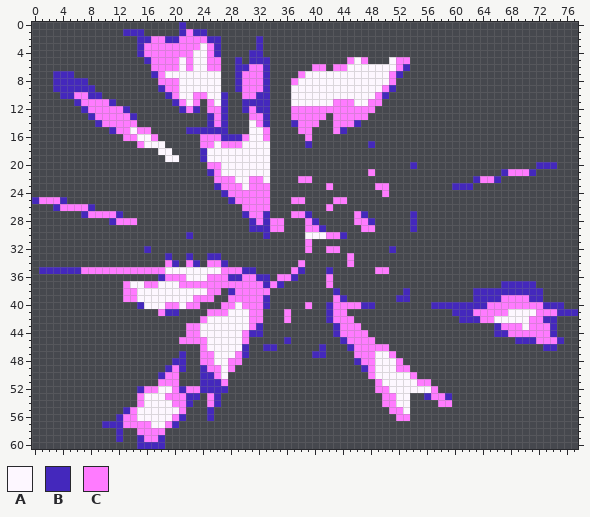
A sprite sheet gets an edit: Gondola-pk3/sprites/MM3/Hardman/CRITD0.png. The picture above was drawn from the file before the commit.
The file is 78x61 pixels.
Palette (. is transparent): A #fdf7ff  B #4428bc  C #ff7bff
Pixels before, first column x 0:
 0 .....................B........................................................
 1 .............BBB.....BCBB.....................................................
 2 ...............BBCCBBCCCCBB.....B.............................................
 3 ...............BCCCCCCCCACB.....B.............................................
 4 ...............BCCCCCCCAACB....BB.............................................
 5 ................BCCCCACAACC..B.BBB...........CAC...ACC........................
 6 .................CCCCACAACC..BBCCB......CC.CCAAAAAAACB........................
 7 ...BBB...........BCAAAAAAAA..BCCCB....CAAAAAAAAAAAACB.........................
 8 ...BBBBB..........CCCAAAAAA..BCCCB...CAAAAAAAAAAAAAC..........................
 9 ...BBBBBB.........BCCAAAAAA..BCCCB...AAAAAAAAAAAAACB..........................
10 ....BBCCBB.........BCAACCAAB..CCBB...AAAAAAAAAAAACB...........................
11 ......BCCCCB........BCAC.CAB..BBBB...AAAAAACCCAACC............................
12 .......BCCCCCB.......BCB.CCB..BCBB...CCCCCCCCCCCC.............................
13 ........BCCCCCB..........BCB...CCB...CCCCC.CCCCC..............................
14 .........BCCCCC..........BCB...ACB...BCCC..CCCB...............................
15 ...........BCCACC.....BBBBBB...AAC....CC...CB.................................
16 .............CCAAC......CCCBBBCAAC.....C......................................
17 ...............CAAA.....CCACCCAAAA.....B........B.............................
18 ..................AA....BAAAAAAAAA............................................
19 ...................AA...BAAAAAAAAA............................................
20 .........................CCAAAAAAA....................B.................BBB...
21 .........................BCAAAAAAA..............C..................BCCCB......
22 ..........................CCCAACCA....CC.......................BCCB...........
23 ..........................BCCCACCC........C......CC.........BBB...............
24 ...........................BCCCCCC................C...........................
25 BCCCB.......................BCCCCC...CC....CC.................................
26 ...BCCCCB.....................CCCC........C...................................
27 .......BCCCCB.................BCCB...CCB......CB......B.......................
28 ...........BCCC................BCBCC...CB.....CCB.....B.......................
29 ...............................BBBCC...CCB.....CC.....B.......................
30 ......................B..........B.....AAACCB.................................
31 .......................................C......................................
32 ................B......................C..CC.......B..........................
33 ...................B..B..BB..................C................................
34 ...................CB.CB.CCB..........C......C................................
35 .BBBBBBCCCCCCCCCCCCAAAAAAAACCCBB.....CB...B......CC...........................
36 ..................BCCCAAACCCBBCCBB.CCB....C...................................
37 .............CAACCAAACCCCCCCCCCCCBCB......C........................BBBBB......
38 .............CCAAAAAAAAAACC.BCCCCC.........B.........B.........BBBBBBBBBB.....
39 .............CCAAAAAAAACCC..CCCCCB.........CB.......BB.........BBBBCCCCBB.....
40 ...............BAAACCACC...CCACCCB.....C..BCCCCBB........BBBBBBBBCCCCCCCCBBB..
41 ..................CBB....CCCAAACC...C.....BCC...............BBBCCCCCAAAACCCBBB
42 ........................CAAAAAACC...C.....BCCC...............BBBCCAAAAACCBB...
43 ......................CCAAAAAAACB..........BCCC...................BCCCACCCB...
44 ......................CCAAAAAACBB..........BCCCC..................BBCCCCCCB...
45 .....................CCCCAAAAAC.....B.......BCCCC....................BBBCCCB..
46 ........................CAAAAAB..BB......B...BCCCCC......................BB...
47 .....................B..CCAAACB.........BB....CCCAAC..........................
48 ....................BB..CCAACC................BCCAAAC.........................
49 ...................BCB..BCCAC..................BCAAACC........................
50 ..................BCC...BBCA....................CAAAAAC.......................
51 ..................CCC...BBBC.....................CAAAAACC.....................
52 ...............BCCAACBCCBBBB.....................CCAAAAAAC....................
53 ...............CAAACCCBB.CB.......................CCAA..BCCB..................
54 ...............CAAAACCB..CB.......................CCAA....CC..................
55 .............BCAAAAAAC...B.........................CCA........................
56 ............BCCAAAAACB...B..........................CC........................
57 ..........BBBCCCCAACB.........................................................
58 ............B..CCCC...........................................................
59 ............B..BCCB...........................................................
60 ...............BBBB...........................................................
Now the later version:
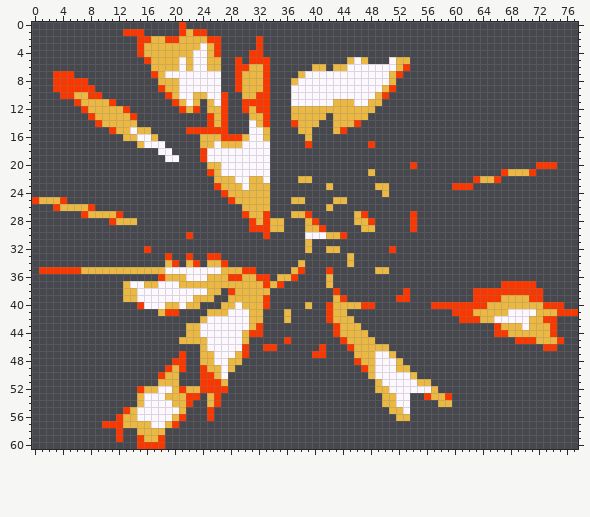
The edit:
Colour B changes from #4428bc to #f83800.
Colour C changes from #ff7bff to #ecb844.
